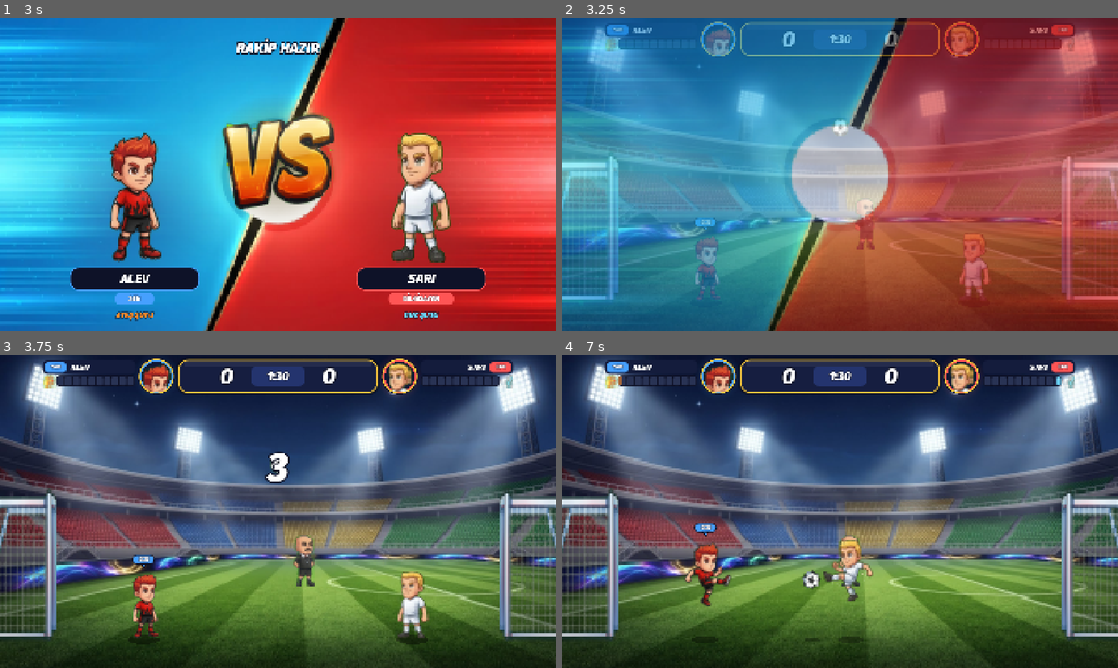
Above: before the commit, frames 1-4 (two rows, left to right).
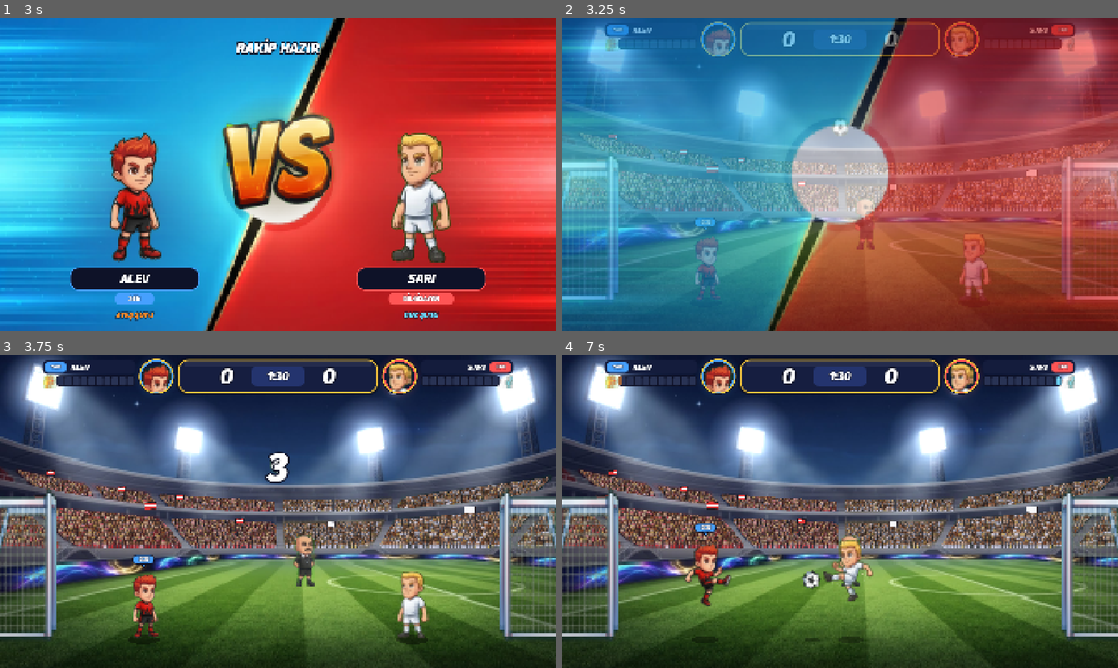
Above: after the commit, the same moments.

Repository: ilacmatik/kafa-kafaya
Game: Godot game, scene res://scenes/boot.tscn
Same seed, same stepped clock (60 frames per second), same inputs: the game is played once before the commit and once after it.
Inputs (mouse positions are in pixels of both pictures, inside the frame that each line leads up to):
- Up to frame 1 (3 s): tap Enter at 0.5, 0.6 s; move the mouse to (400, 158) at 0.52 s; hold D 0.53-1.25 s; click (400, 158) at 0.67 s; tap Space at 0.77, 2.75 s; drag from (166, 190) to (250, 237) at 1.27 s; move the mouse to (333, 105) at 2.02 s; hold D 2.03-2.75 s; tap P at 2.1 s; drag from (250, 237) to (111, 127) at 2.77 s
- Up to frame 2 (3.25 s): no input
- Up to frame 3 (3.75 s): move the mouse to (444, 558) at 3.52 s; hold A from 3.53 s (still down); tap R at 3.6 s
- Up to frame 4 (7 s): tap Space at 3.77, 6.77 s; release A at 4.25 s; drag from (673, 464) to (756, 433) at 4.27 s; move the mouse to (867, 511) at 5.02 s; hold S 5.03-5.75 s; tap Ctrl at 5.1 s; click (867, 511) at 5.17 s; drag from (756, 433) to (728, 527) at 5.77 s; move the mouse to (962, 495) at 6.52 s; hold W from 6.53 s (still down); tap Enter at 6.6 s

Frame 1 is identical in both runs. In frame 2, 5.4% of the frame differs, in the area x 0-100%, y 6-62%; in frame 3, 17%, in the area x 0-100%, y 1-62%; in frame 4, 17%.

Commit message:
Godot: GPU taraftarlar (MultiMesh+shader), bayraklar, flaslar, isiklar; json dosyalari pakete [skip ci]
Co-Authored-By: Claude Opus 5.5 <noreply@anthropic.com>
Claude-Session: https://claude.ai/code/session_01MKBxJNLGR53ZhGKnJwbvgT

Diff:
--- /dev/null
+++ b/godot/scripts/game/crowd.gd
@@ -0,0 +1,197 @@
+## Tribun taraftarlari (Python fx.Crowd birebir). Taraftarlar tek MultiMesh'te, GPU'da oynar.
+class_name Crowd
+extends Node2D
+
+const TEAM := {
+	"red": [Color8(225, 60, 60), Color8(250, 250, 250), Color8(185, 35, 40)],
+	"blue": [Color8(60, 115, 225), Color8(245, 245, 252), Color8(35, 70, 165)],
+	"yellow": [Color8(252, 205, 45), Color8(45, 45, 55), Color8(235, 165, 25)],
+	"green": [Color8(70, 175, 70), Color8(250, 250, 250), Color8(35, 120, 50)],
+	"white": [Color8(245, 245, 248), Color8(60, 165, 75), Color8(225, 228, 232)],
+	"k0": [Color8(225, 55, 55), Color8(250, 250, 250), Color8(180, 30, 35)],
+	"k1": [Color8(50, 105, 220), Color8(245, 245, 252), Color8(30, 65, 160)],
+	"k2": [Color8(140, 146, 158), Color8(250, 210, 50), Color8(100, 106, 118)],
+	"k3": [Color8(246, 246, 250), Color8(235, 195, 60), Color8(215, 220, 228)],
+	"k4": [Color8(252, 205, 45), Color8(40, 40, 50), Color8(235, 165, 25)],
+	"k5": [Color8(40, 140, 60), Color8(250, 250, 250), Color8(25, 95, 40)],
+}
+const OUTC := Color8(30, 24, 30)
+
+var fans: Array = []      # [x, y, col, shade, skin, hair, sc, ph, spd, thr, always, scarf, order]
+var flags: Array = []     # [x, y, col, ph, sc, dir]
+var oy := 225.0
+var lh := 237.0
+var t := 0.0
+var excite := 0.15
+var target := 0.15
+var flash: Array = []
+var boost_side := -1
+var boost_t := 0.0
+var fill := 1.0
+var light := 0.82
+var rng := RandomNumberGenerator.new()
+
+var mm := MultiMesh.new()
+var fan_node := MultiMeshInstance2D.new()
+var mat := ShaderMaterial.new()
+var top_node := Node2D.new()
+var flash_node := Node2D.new()
+
+
+func setup(data_file: String, mask_file: String, light_: float) -> void:
+	light = light_
+	var d = JSON.parse_string(FileAccess.get_file_as_string("res://assets/" + data_file))
+	var secs: Array = d["secs"] if d is Dictionary else d
+	oy = d["oy"] if d is Dictionary else 95.0
+	var mask := R.tex(mask_file)
+	lh = mask.get_height()
+	# Python random.Random(42) ile ayni dagilim gerekmez; tohumlu, kararli bir dagilim yeter
+	var r := RandomNumberGenerator.new()
+	r.seed = 42
+	for s: Dictionary in secs:
+		var sc: float = s.get("sc", 0.78 if int(s["tier"]) == 0 else 0.92)
+		var step := 10.5 * sc
+		var rows: Array[float] = []
+		var y: float = s["y0"] + 12.0 * sc
+		while y < s["y1"] + 14.0 * sc:
+			rows.append(y)
+			y += 11.5 * sc
+		for ri in rows.size():
+			var x: float = s["x0"] - 4.0 + (step / 2.0 if ri % 2 == 1 else 0.0)
+			while x < s["x1"] + 6.0:
+				var shade: int = [0, 0, 0, 1, 2][r.randi_range(0, 4)]
+				fans.append([x + r.randf_range(-2, 2), rows[ri] + r.randf_range(-1.5, 1.5), s["col"], shade,
+					r.randi_range(0, 3), r.randi_range(0, 4), sc, r.randf_range(0, 6.28), r.randf_range(5.5, 9.0),
+					r.randf_range(0.45, 0.98), r.randf() < 0.02, r.randf() < 0.18, r.randf()])
+				x += step
+		if r.randf() < 0.55:
+			flags.append([r.randf_range(s["x0"] + 30.0, s["x1"] - 30.0), s["y0"] + 20.0, s["col"],
+				r.randf_range(0, 6), sc, 1 if r.randf() < 0.5 else -1])
+	# fan y'leri tribun katmanina gore (Python: ry - oy); burada dunya koordinatinda tutuyoruz
+	_build_mesh()
+	mat.shader = load("res://shaders/crowd.gdshader")
+	mat.set_shader_parameter("tint_tex", R.tex("crowd_tint.png"))
+	mat.set_shader_parameter("mask_tex", mask)
+	mat.set_shader_parameter("mask_origin", Vector2(0, oy))
+	mat.set_shader_parameter("mask_size", Vector2(mask.get_width(), lh))
+	mat.set_shader_parameter("light", Vector3(light, light, minf(1.0, light + 18.0 / 255.0)))
+	fan_node.multimesh = mm
+	fan_node.texture = R.tex("crowd_atlas.png")
+	fan_node.material = mat
+	add_child(fan_node)
+	add_child(top_node)
+	top_node.draw.connect(_draw_flags)
+	var am := CanvasItemMaterial.new()
+	am.blend_mode = CanvasItemMaterial.BLEND_MODE_ADD
+	flash_node.material = am
+	add_child(flash_node)
+	flash_node.draw.connect(_draw_flash)
+	set_teams(0, 1)
+
+
+func _build_mesh() -> void:
+	var q := ArrayMesh.new()
+	var arr := []
+	arr.resize(Mesh.ARRAY_MAX)
+	arr[Mesh.ARRAY_VERTEX] = PackedVector2Array([Vector2(-0.5, -1), Vector2(0.5, -1), Vector2(0.5, 0), Vector2(-0.5, 0)])
+	arr[Mesh.ARRAY_TEX_UV] = PackedVector2Array([Vector2(0, 0), Vector2(1, 0), Vector2(1, 1), Vector2(0, 1)])
+	arr[Mesh.ARRAY_INDEX] = PackedInt32Array([0, 1, 2, 0, 2, 3])
+	q.add_surface_from_arrays(Mesh.PRIMITIVE_TRIANGLES, arr)
+	mm.transform_format = MultiMesh.TRANSFORM_2D
+	mm.use_colors = true
+	mm.use_custom_data = true
+	mm.mesh = q
+	mm.instance_count = fans.size()
+
+
+func set_teams(c0: int, c1: int) -> void:
+	var teams := ["k%d" % c0, "k%d" % c1]
+	var mid := K.W / 2.0
+	for i in fans.size():
+		var f: Array = fans[i]
+		var sc: float = f[6]
+		var key: int = (1 if f[3] == 1 else 0) * 20 + int(f[4]) * 5 + int(f[5])
+		mm.set_instance_transform_2d(i, Transform2D(0.0, Vector2(22.0 * sc, 34.0 * sc), 0.0, Vector2(f[0], f[1])))
+		mm.set_instance_color(i, Color(sc, f[12], f[3] / 2.0, 1.0))
+		var w: float = key * 8 + (4.0 if f[11] else 0.0) + (2.0 if f[10] else 0.0) + f[9]
+		mm.set_instance_custom_data(i, Color(f[0], f[1], floorf(f[8] * 100.0) * 8.0 + f[7], w))
+	for fl: Array in flags:
+		fl[2] = teams[0 if fl[0] < mid else 1]
+	var sh := PackedColorArray()
+	for tm: String in teams:
+		for k in 3:
+			sh.append(TEAM[tm][k])
+	mat.set_shader_parameter("shirts", sh)
+	boost_side = -1
+	boost_t = 0.0
+
+
+func kick(amount: float, side: int = -1) -> void:
+	target = maxf(target, amount)
+	if amount >= 0.9:
+		excite = 1.0
+		boost_side = side
+		boost_t = 3.5 if side == 0 or side == 1 else 0.0
+	for i in int(amount * 8):
+		flash.append([rng.randf_range(0, K.W), rng.randf_range(30, lh - 20), rng.randf_range(0.1, 0.25)])
+
+
+func update(dt: float) -> void:
+	t += dt
+	if boost_t > 0.0:
+		boost_t -= dt
+	target += (0.15 - target) * minf(1.0, dt * 0.35)
+	excite += (target - excite) * minf(1.0, dt * 4.0)
+	var n := (0.3 + excite * excite * 18.0) * dt
+	while n > 0.0:
+		if rng.randf() < n:
+			flash.append([rng.randf_range(0, K.W), rng.randf_range(30, lh - 20), rng.randf_range(0.08, 0.2)])
+		n -= 1.0
+	for f: Array in flash:
+		f[2] -= dt
+	flash = flash.filter(func(f): return f[2] > 0.0)
+	if flash.size() > 80:
+		flash = flash.slice(flash.size() - 80)
+	mat.set_shader_parameter("t", t)
+	mat.set_shader_parameter("excite", excite)
+	mat.set_shader_parameter("fill", fill)
+	mat.set_shader_parameter("sad", boost_side if boost_t > 0.0 else -1)
+	top_node.queue_redraw()
+	flash_node.queue_redraw()
+
+
+func _draw_flags() -> void:
+	var ex := excite
+	for fl: Array in flags:
+		var px: float = fl[0]
+		var py: float = fl[1]
+		var sc: float = fl[4]
+		var d: float = fl[5]
+		var amp := 1.2 + ex * 1.8
+		var top := py - 34.0 * sc
+		top_node.draw_line(Vector2(px, py + 10), Vector2(px, top), Color8(60, 50, 50), 2.0, true)
+		var lw := 34.0 * sc
+		var hh := 20.0 * sc
+		var pt := PackedVector2Array()
+		var pb := PackedVector2Array()
+		for k in 7:
+			var u := k / 6.0
+			var off := sin(t * (2.2 + ex * 1.5) + fl[3] - u * 3.0) * amp * u
+			pt.append(Vector2(px + d * lw * u, top + off))
+			pb.append(Vector2(px + d * lw * u, top + hh + off))
+		var poly := pt.duplicate()
+		var mid := PackedVector2Array()
+		for k in 7:
+			mid.append(pt[k] + Vector2(0, hh * 0.38))
+		for k in range(6, -1, -1):
+			poly.append(pb[k])
+			mid.append(pt[k] + Vector2(0, hh * 0.62))
+		top_node.draw_colored_polygon(poly, TEAM[fl[2]][0])
+		top_node.draw_colored_polygon(mid, Color8(250, 250, 250))
+		poly.append(poly[0])
+		top_node.draw_polyline(poly, OUTC, 1.0, true)
+
+
+func _draw_flash() -> void:
+	for f: Array in flash:
+		R.glow(flash_node, Vector2(f[0], f[1] + oy - 10.0), 5.0 + f[2] * 30.0, Color8(255, 255, 235))
--- a/godot/scripts/game/field_view.gd
+++ b/godot/scripts/game/field_view.gd
@@ -6,9 +6,12 @@
 var glows: Array = []   # [pos, r, col]
 
 const STADIUMS := [
-	{"bg": "stadium_night.jpg", "boards": false},
-	{"bg": "stadium_timsah.jpg", "boards": true, "wx": {"rain": "stadium_timsah_rain_clean.jpg",
-		"snow": "stadium_timsah_snow_clean.jpg"}},
+	{"bg": "stadium_night_clean.jpg", "boards": false, "crowd": "crowd_night.json",
+		"mask": "crowd_mask_night.png", "light": 0.82,
+		"lamps": [Vector2(90, 80), Vector2(435, 194), Vector2(851, 194), Vector2(1180, 80)]},
+	{"bg": "stadium_timsah_clean.jpg", "boards": true, "wx": {"rain": "stadium_timsah_rain_clean.jpg",
+		"snow": "stadium_timsah_snow_clean.jpg"}, "crowd": "crowd_timsah.json",
+		"mask": "crowd_mask_timsah.png", "light": 0.95, "lamps": []},
 ]
 const ADS := [["ULUDAĞ GAZOZ", Color8(255, 214, 60)], ["MATLI", Color8(255, 120, 90)],
 	["TURKCELL", Color8(255, 205, 40)], ["ÖZDİLEK", Color8(255, 255, 255)],
@@ -19,6 +22,8 @@
 var goal_front: Texture2D
 var gsx := 0.29
 var gsy := 1.0
+var bg_node := Node2D.new()
+var crowd: Crowd
 
 
 func _ready() -> void:
@@ -32,6 +37,32 @@
 	add_layer.z_index = 5
 	add_child(add_layer)
 	add_layer.draw.connect(_draw_add)
+	# arka plan ve taraftarlar sahnenin geri kalanindan once cizilir
+	bg_node.show_behind_parent = true
+	add_child(bg_node)
+	bg_node.draw.connect(_draw_bg)
+	crowd = Crowd.new()
+	crowd.show_behind_parent = true
+	add_child(crowd)
+
+
+## match.gd stadyum belli olunca cagirir
+func setup_stadium(idx: int, c0: int, c1: int) -> void:
+	var st: Dictionary = STADIUMS[idx]
+	crowd.setup(st["crowd"], st["mask"], st["light"])
+	crowd.set_teams(c0, c1)
+	crowd.fill = 0.0
+
+
+func _draw_bg() -> void:
+	if m == null or m.world == null:
+		return
+	var st: Dictionary = STADIUMS[m.stadium]
+	var bgname: String = st["bg"]
+	if st.has("wx") and st["wx"].has(m.world.weather):
+		bgname = st["wx"][m.world.weather]
+	# arka plan sahayi asagi/yukari tasarsa bos kalmasin diye biraz genis ciz
+	bg_node.draw_texture_rect(R.tex(bgname), Rect2(-2, -2, K.W + 4, K.H + 4), false)
 
 
 func glow(p: Vector2, r: float, c: Color) -> void:
@@ -43,8 +74,13 @@
 		R.glow(add_layer, g[0], g[1], g[2])
 
 
-func _process(_d: float) -> void:
+func _process(dt: float) -> void:
 	glows.clear()
+	if crowd.fans.size() > 0 and not (m != null and m.paused):
+		crowd.update(dt)
+		if crowd.fill < 1.0:
+			crowd.fill = minf(1.0, crowd.fill + dt / 2.3)
+	bg_node.queue_redraw()
 	queue_redraw()
 
 
@@ -54,14 +90,12 @@
 	var w: SimWorld = m.world
 	var t: float = m.t
 	var st: Dictionary = STADIUMS[m.stadium]
-	var bgname: String = st["bg"]
-	if st.has("wx") and st["wx"].has(w.weather):
-		bgname = st["wx"][w.weather]
-	var bg := R.tex(bgname)
-	# arka plan sahayi asagi/yukari tasarsa bos kalmasin diye biraz genis ciz
-	draw_texture_rect(bg, Rect2(-2, -2, K.W + 4, K.H + 4), false)
 	if st["boards"]:
 		_draw_boards(w)
+	var li := 0
+	for lp: Vector2 in st["lamps"]:
+		glow(lp, 95.0 + 8.0 * sin(t * 2.0 + li), Color8(110, 110, 120))
+		li += 1
 	_draw_goal_back(w)
 	# golgeler
 	for p: SimPlayer in w.players:
--- a/godot/scripts/game/match.gd
+++ b/godot/scripts/game/match.gd
@@ -61,6 +61,7 @@
 	world.phase_t += intro
 	bot = SimBot.new(1, Game.level)
 	field.m = self
+	field.setup_stadium(stadium, Game.chars[0], Game.chars[1])
 	hud.m = self
 	overlay.draw.connect(_draw_overlay)
 	touchc.m = self
@@ -265,6 +266,8 @@
 			"kick_hard":
 				sfx.play("kick", 3.0, 0.85)
 				shake = maxf(shake, 0.15)
+				if b.x < 330.0 or b.x > K.W - 330.0:
+					field.crowd.kick(0.45)
 			"head":
 				sfx.play("head")
 				_ring(Vector2(b.x, b.y), 34.0, Color(1, 1, 1, 0.9), 0.25)
@@ -282,9 +285,11 @@
 			"post":
 				sfx.play("post")
 				_say("DİREK!", Color.WHITE, b.x, b.y - 60.0, 1.0)
+				field.crowd.kick(0.5)
 			"doksan_out":
 				sfx.play("ooh")
 				_say("DİREKTEN DÖNDÜ!", GOLD, K.W / 2.0, 240.0, 1.6)
+				field.crowd.kick(0.8)
 			"whistle":
 				sfx.play("whistle")
 				if world.phase == "play":
@@ -294,8 +299,10 @@
 			"pu":
 				sfx.play("pu")
 				_say(PU_TEXT.get(parts_e[1], ""), GOLD, b.x, b.y - 50.0, 1.4)
+				field.crowd.kick(0.6)
 			"freeze":
 				sfx.play("freeze")
+				field.crowd.kick(0.6)
 			"shield":
 				sfx.play("shield")
 			"armed":
@@ -303,12 +310,15 @@
 			"super_fire", "super_ice":
 				sfx.play(name)
 				shake = maxf(shake, 0.25)
+				field.crowd.kick(0.8)
 			"fire_hit":
 				sfx.play("fire_hit")
+				field.crowd.kick(0.7)
 				_burst(Vector2(b.x, b.y), 18, [Color8(255, 140, 40), Color8(255, 220, 90)], 380.0, 0.5, 6.0)
 			"block":
 				sfx.play("block")
 				_say("KURTARIŞ!", Color8(120, 230, 255), b.x, b.y - 60.0, 1.2)
+				field.crowd.kick(0.75)
 			"pop":
 				sfx.play("pop")
 			"bump", "trip":
@@ -327,11 +337,14 @@
 			"golden":
 				sfx.play("golden")
 				banner = ["ALTIN GOL!", 1.6, GOLD, "İLK GOLÜ ATAN KAZANIR"]
+				field.crowd.kick(0.8)
 			"pens":
 				banner = ["PENALTILAR!", 1.6, GOLD, ""]
+				field.crowd.kick(0.8)
 			"end":
 				sfx.play("end")
 				over_t = 0.0
+				field.crowd.kick(1.0, world.winner)
 
 
 func _on_goal(pe: PackedStringArray) -> void:
@@ -341,6 +354,7 @@
 	var own := int(pe[4]) == 1
 	sfx.play("goal")
 	sfx.play("cheer", -2.0)
+	field.crowd.kick(1.0, who)
 	goal_flash = 0.35
 	var key := "any"
 	if own:
--- /dev/null
+++ b/godot/shaders/crowd.gdshader
@@ -0,0 +1,72 @@
+// Taraftarlar: tek MultiMesh, hareket + boyama + tribun maskesi GPU'da.
+shader_type canvas_item;
+
+uniform sampler2D tint_tex : filter_linear_mipmap;
+uniform sampler2D mask_tex : filter_linear;
+uniform vec2 mask_origin = vec2(0.0, 225.0);
+uniform vec2 mask_size = vec2(1280.0, 237.0);
+uniform vec2 atlas_px = vec2(1152.0, 1440.0);
+uniform vec2 pitch = vec2(96.0, 144.0);
+uniform vec2 inner = vec2(88.0, 136.0);
+uniform float cols = 12.0;
+uniform float t = 0.0;
+uniform float excite = 0.15;
+uniform float fill = 1.0;
+uniform int sad = -1;
+uniform vec4 shirts[6];   // [taraf*3 + ton]
+uniform vec3 light = vec3(0.82, 0.82, 0.89);
+
+varying vec2 wpos;
+varying vec3 shirt;
+varying vec3 team;
+
+// Ornek verisi (instance transform shader'dan SONRA uygulanir, o yuzden konum burada):
+// CUSTOM.x = dunya x, CUSTOM.y = dunya y, CUSTOM.z = hiz*100*8 + faz, CUSTOM.w = anahtar*8 + atkı*4 + hep*2 + esik
+// COLOR.r = olcek, COLOR.g = dolma sirasi, COLOR.b = ton/2
+void vertex() {
+	vec2 pos = INSTANCE_CUSTOM.xy;
+	float side = pos.x < 640.0 ? 0.0 : 1.0;
+	float zz = INSTANCE_CUSTOM.z;
+	float spd = floor(zz / 8.0) / 100.0;
+	float ph = zz - floor(zz / 8.0) * 8.0;
+	float w = INSTANCE_CUSTOM.w;
+	float key = floor(w / 8.0);
+	w -= key * 8.0;
+	float scarf = step(4.0, w);
+	w -= scarf * 4.0;
+	float always = step(2.0, w);
+	float thr = w - always * 2.0;
+	float sc = COLOR.r;
+	bool up = excite > thr;
+	if (sad >= 0 && int(side) != sad) {
+		up = false;
+		always = 0.0;
+	}
+	bool act = up || always > 0.5;
+	float b = abs(sin(t * spd * 0.45 + ph));
+	float jump = act ? (0.5 + excite * 3.0) * b : 0.0;
+	float pose = act ? (scarf > 0.5 ? 2.0 : 1.0) : 0.0;
+	float cell = key * 3.0 + pose;
+	vec2 cxy = vec2(mod(cell, cols), floor(cell / cols));
+	UV = (cxy * pitch + (pitch - inner) * 0.5 + UV * inner) / atlas_px;
+	int shade = int(round(COLOR.b * 2.0));
+	shirt = shirts[int(side) * 3 + shade].rgb;
+	team = shirts[int(side) * 3].rgb;
+	vec2 size = vec2(22.0, 34.0) * sc;
+	VERTEX.y -= jump / size.y;
+	wpos = pos + VERTEX * size;
+	if (COLOR.g > fill) {
+		VERTEX = vec2(-99999.0);
+	}
+	COLOR = vec4(1.0);
+}
+
+void fragment() {
+	vec4 base = texture(TEXTURE, UV);
+	vec3 m = texture(tint_tex, UV).rgb;
+	vec3 c = base.rgb;
+	c = mix(c, c * shirt, m.r);
+	c = mix(c, c * team, m.g);
+	float ma = texture(mask_tex, (wpos - mask_origin) / mask_size).a;
+	COLOR = vec4(c * light, base.a * ma);
+}
Binary file added: godot/assets/crowd_atlas.png
Binary file added: godot/assets/crowd_tint.png
Not shown, changed: godot/export_presets.cfg
Not shown, added: godot/scripts/game/crowd.gd.uid
Not shown, added: godot/shaders/crowd.gdshader.uid
